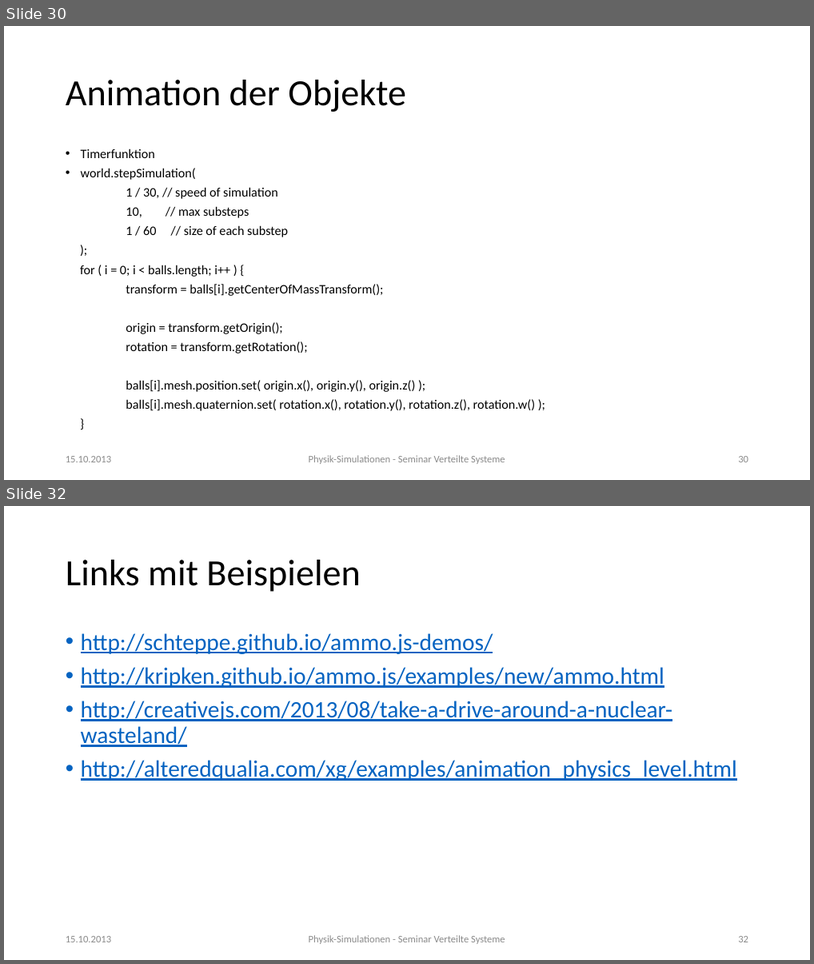
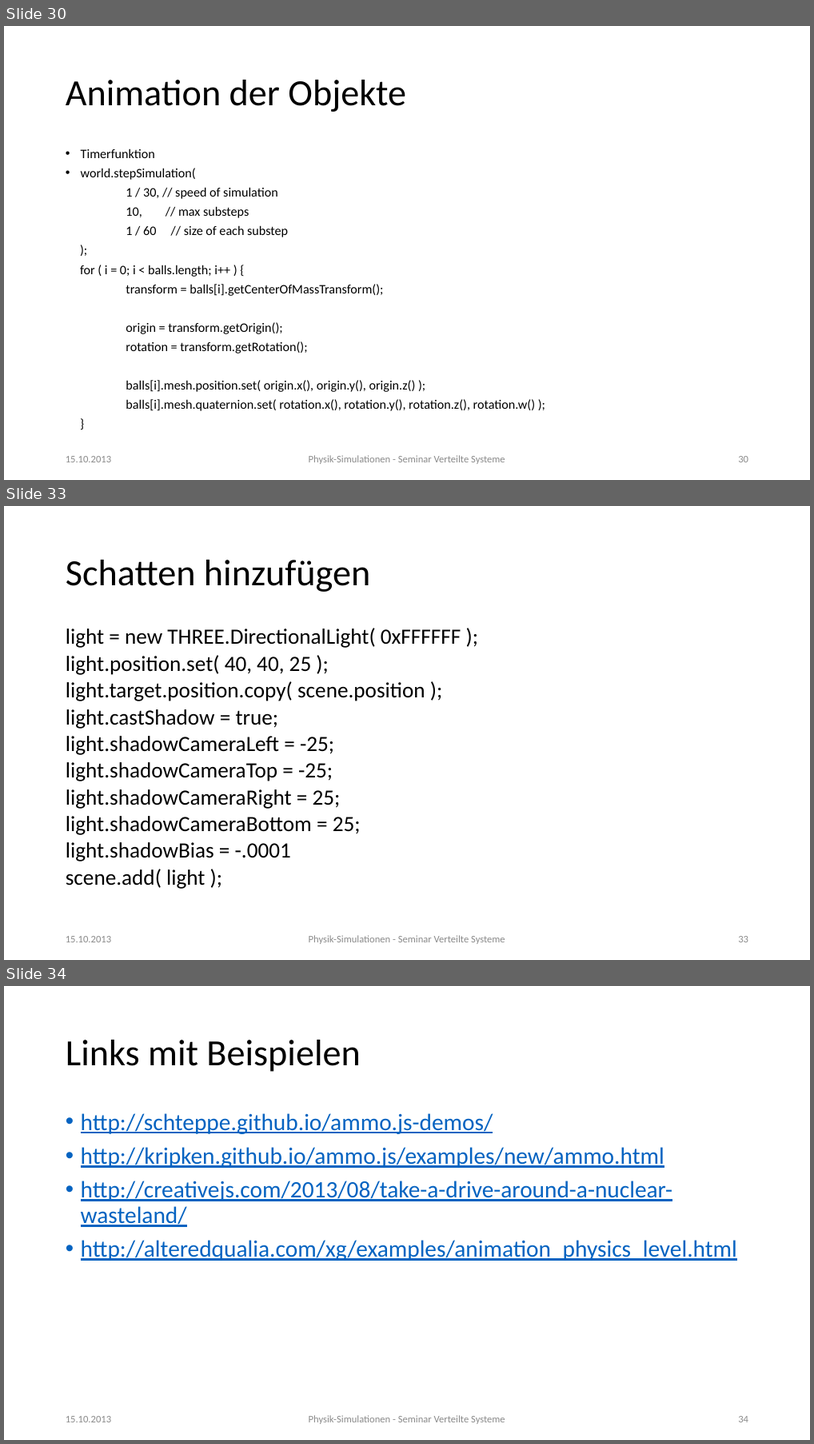
Before and after one commit to cs561/projects, a slide deck: Physik-Simulation/Physik-Simulation_Vortrag.pptx. Shown one above the other, each under a label of ours: slides 30 and 32 before the commit, slides 30, 33 and 34 after it; the slides between them are not shown. The pictures are 814x964 and 814x1444 pixels, drawn with LibreOffice and Linux fonts; fonts in the diff are those of the drawing. Boxes give left, top, right and bottom in pixels: in the first picture for what was removed or moved away, otherwise in the second. Text is boxed around its words. In the diff, an @@ line names an element or a change of style, - is before the commit and + after.

```diff
--- a/Physik-Simulation/Physik-Simulation_Vortrag.pptx
+++ b/Physik-Simulation/Physik-Simulation_Vortrag.pptx
@@ slide 33 added at (x1=4, y1=506, x2=810, y2=960), background #FFFFFF @@
@@ title added at (x1=66, y1=560, x2=370, y2=592), 44 pt, text #000000 @@
+Schatten hinzufügen
@@ text added at (x1=66, y1=628, x2=461, y2=888), 25.9 pt, text #000000 @@
+light = new THREE.DirectionalLight( 0xFFFFFF );
+light.position.set( 40, 40, 25 );
+light.target.position.copy( scene.position );
+light.castShadow = true;
+light.shadowCameraLeft = -25;
+light.shadowCameraTop = -25;
+light.shadowCameraRight = 25;
+light.shadowCameraBottom = 25;
+light.shadowBias = -.0001
+scene.add( light );
@@ text added at (x1=66, y1=936, x2=111, y2=942), 12 pt, text #8C8C8C @@
+15.10.2013
@@ text added at (x1=309, y1=935, x2=506, y2=944), 12 pt, text #8C8C8C @@
+Physik-Simulationen - Seminar Verteilte Systeme
@@ page number added at (x1=738, y1=936, x2=749, y2=942), 12 pt, text #8C8C8C @@
+33
@@ what was slide 32 is now slide 34 @@
@@ page number at (x1=738, y1=1416, x2=749, y2=1422): text changed @@
-32
+34
```
Also in this commit, not shown: 3 slides changed, 1 other slide added, 7 other files.
